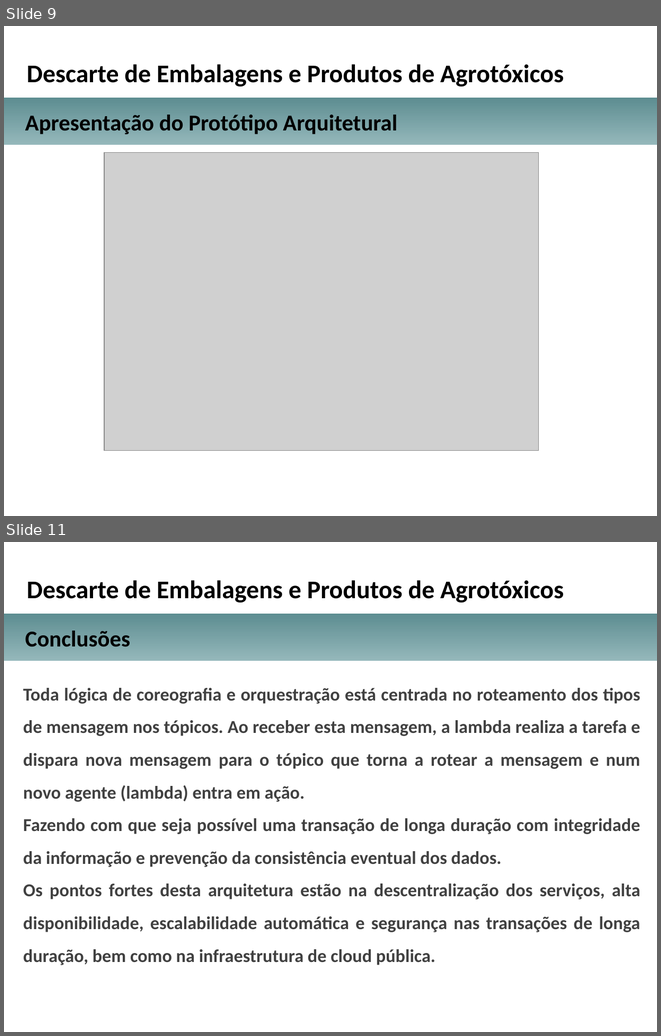
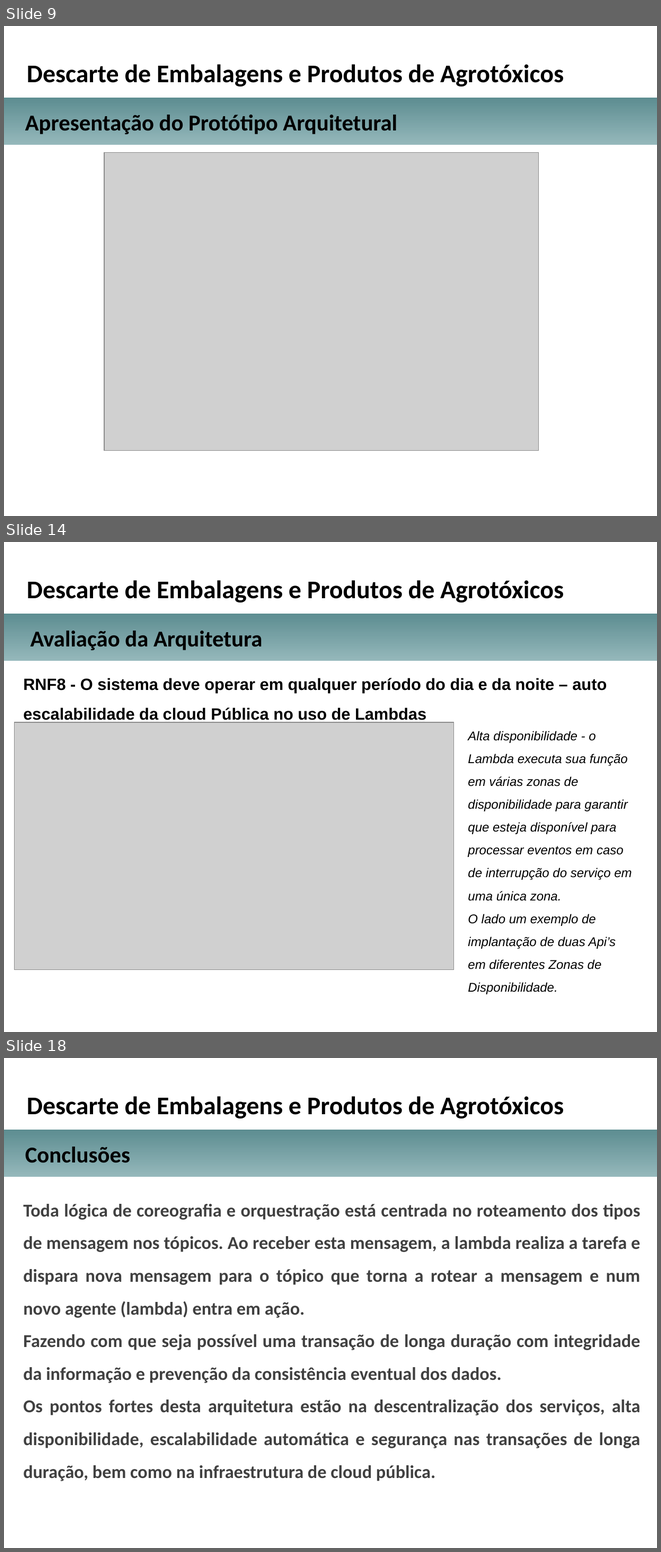
Before and after one commit to michellerodrigues/AgendamentoLambda, a slide deck: docs_tcc/apresentacao_projeto_arquitetural_TCC.pptx. Shown one above the other, each under a label of ours: slides 9 and 11 before the commit, slides 9, 14 and 18 after it; the slides between them are not shown. The pictures are 661x1036 and 661x1552 pixels, drawn with LibreOffice and Linux fonts; fonts in the diff are those of the drawing; grey boxes stand for pictures; background and template pictures are left out. Boxes give left, top, right and bottom in pixels: in the first picture for what was removed or moved away, otherwise in the second. Text is boxed around its words. In the diff, an @@ line names an element or a change of style, - is before the commit and + after.

```diff
--- a/docs_tcc/apresentacao_projeto_arquitetural_TCC.pptx
+++ b/docs_tcc/apresentacao_projeto_arquitetural_TCC.pptx
@@ slide 14 added at (4,542,657,1032), background picture (left out) @@
@@ text added at (27,580,564,602), 28 pt, text #000000, bold @@
+Descarte de Embalagens e Produtos de Agrotóxicos
@@ rectangle added at (4,614,657,661), fill gradient #95B8BB to #5D8D91 @@
@@ text added at (30,631,262,650), 25 pt, text #000000, bold @@
+Avaliação da Arquitetura
@@ text added at (23,678,607,722), 18 pt, text #000000, bold @@
+RNF8 - O sistema deve operar em qualquer período do dia e da noite – auto escalabilidade da cloud Pública no uso de Lambdas
@@ picture added at (15,722,454,969) @@
@@ text added at (468,731,632,969), 14 pt, text #000000, italic @@
+Alta disponibilidade - o Lambda executa sua função em várias zonas de disponibilidade para garantir que esteja disponível para processar eventos em caso de interrupção do serviço em uma única zona.
+O lado um exemplo de implantação de duas Api’s em diferentes Zonas de Disponibilidade.
@@ what was slide 11 is now slide 18 @@
```
Also in this commit, not shown: 3 slides changed, 6 other slides added, 2 other files.
